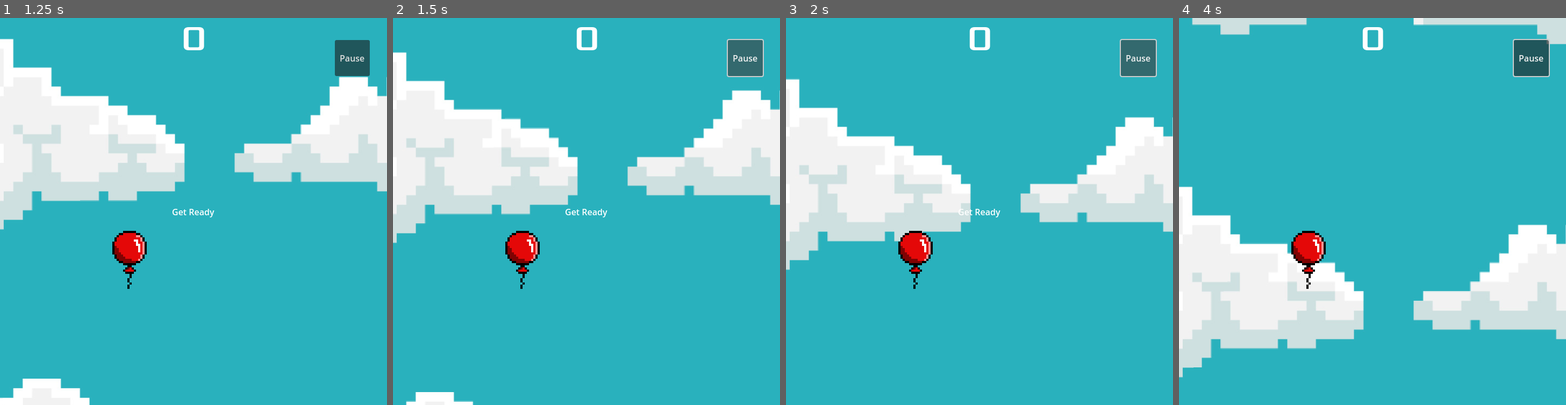
Above: before the commit, frames 1-4 (left to right).
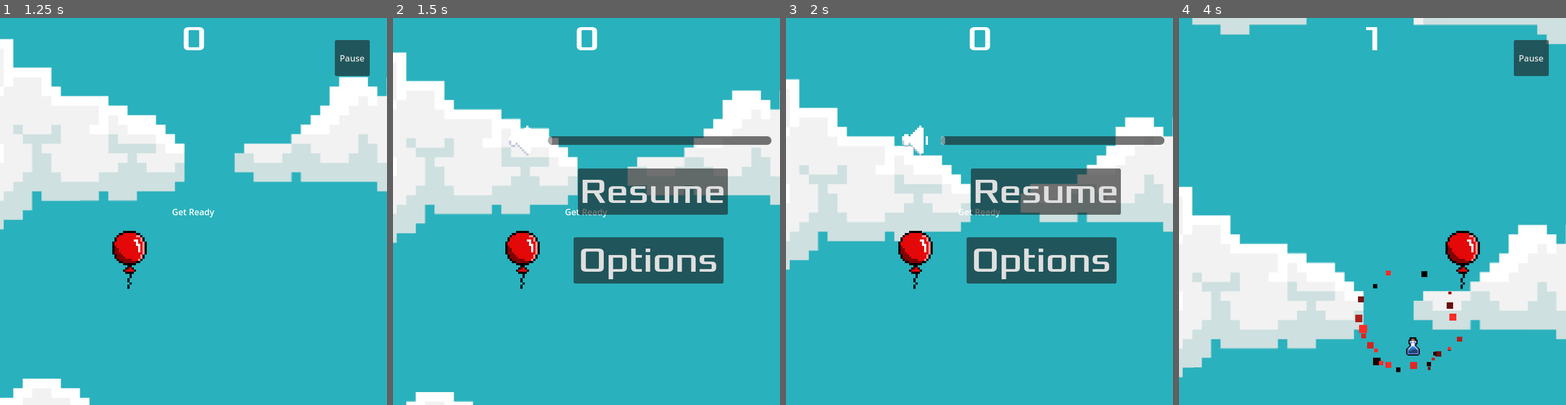
Above: after the commit, the same moments.

Repository: Turik556/First2D
Game: Godot game, scene res://Scenes/game.tscn
Two runs of this game, one before a commit and one after it. Both use one fixed random seed, a clock stepped at 60 frames per second and the inputs below.
Inputs (mouse positions are in pixels of both pictures, inside the frame that each line leads up to):
- Up to frame 1 (1.25 s): click "Start" at 0.5 s
- Up to frame 2 (1.5 s): click "Pause" at 1.25 s
- Up to frame 3 (2 s): no input
- Up to frame 4 (4 s): click (1438, 192) at 2 s, where only the run after the commit has a clickable "Resume"; hold D (move_right) 2.78-3.5 s; click (1415, 335) at 3.52 s

Frame 1 is identical in both runs. In frame 2, 11% of the frame differs, in the area x 30-98%, y 5-69%; in frame 3, 11%; in frame 4, 2.4%.

Commit message:
add resume/pause buttons logic

Diff:
--- a/pause_menu.gd
+++ b/pause_menu.gd
@@ -3,9 +3,21 @@
 
 # Called when the node enters the scene tree for the first time.
 func _ready() -> void:
+
 	pass # Replace with function body.
 
 
 # Called every frame. 'delta' is the elapsed time since the previous frame.
 func _process(delta: float) -> void:
 	pass
+
+
+func _on_resume_button_pressed() -> void:
+	Global.game.pause_game()
+	get_parent().show_button(true)
+	queue_free()
+	pass # Replace with function body.
+
+
+func _on_exit_button_pressed() -> void:
+	pass # Replace with function body.
--- a/pause_menu.tscn
+++ b/pause_menu.tscn
@@ -9,10 +9,10 @@
 script = ExtResource("1_gq0y6")
 
 [node name="HScrollBar" type="HScrollBar" parent="."]
-offset_left = 128.0
-offset_top = 200.0
-offset_right = 544.0
-offset_bottom = 216.0
+offset_left = 288.0
+offset_top = 220.0
+offset_right = 704.0
+offset_bottom = 236.0
 step = 50.0
 
 [node name="resume_button" type="Button" parent="."]
@@ -24,7 +24,7 @@
 theme_override_font_sizes/font_size = 64
 text = "Resume"
 
-[node name="options" type="Button" parent="."]
+[node name="exit_button" type="Button" parent="."]
 offset_left = 336.0
 offset_top = 408.0
 offset_right = 615.0
@@ -34,15 +34,18 @@
 text = "Options"
 
 [node name="TextureRect2" type="TextureRect" parent="."]
-offset_left = 576.0
-offset_top = 180.0
-offset_right = 632.0
-offset_bottom = 236.0
+offset_left = 736.0
+offset_top = 200.0
+offset_right = 792.0
+offset_bottom = 256.0
 texture = ExtResource("2_hwuhg")
 
 [node name="TextureRect" type="TextureRect" parent="."]
-offset_left = 56.0
-offset_top = 180.0
-offset_right = 96.0
-offset_bottom = 220.0
+offset_left = 216.0
+offset_top = 200.0
+offset_right = 264.0
+offset_bottom = 256.0
 texture = ExtResource("3_x1y02")
+
+[connection signal="pressed" from="resume_button" to="." method="_on_resume_button_pressed"]
+[connection signal="pressed" from="exit_button" to="." method="_on_exit_button_pressed"]
--- a/scripts/global.gd
+++ b/scripts/global.gd
@@ -13,3 +13,4 @@
 signal s_speed_up_ends
 signal s_add_time(value:String, time:float)
 var c_velocity:Vector2
+@onready var game = get_node("/root/Game")
--- a/scripts/hud.gd
+++ b/scripts/hud.gd
@@ -2,6 +2,7 @@
 
 signal start_game
 var game
+var p_menu = preload("res://pause_menu.tscn")
 
 # Called when the node enters the scene tree for the first time.
 func _ready() -> void:
@@ -36,4 +37,11 @@
 	pass # Replace with function body.
 func _on_pause_button_pressed() -> void:
 	game.pause_game()
-	pass # Replace with function body.
+	show_button(false)
+	var _menu = p_menu.instantiate()
+	add_child(_menu)
+func show_button(value:bool):
+	if value:
+		$PauseButton.show()
+	else:
+		$PauseButton.hide()
--- a/scripts/main.gd
+++ b/scripts/main.gd
@@ -45,5 +45,3 @@
 	update_score(1)
 
 	pass # Replace with function body.
-
-pass
